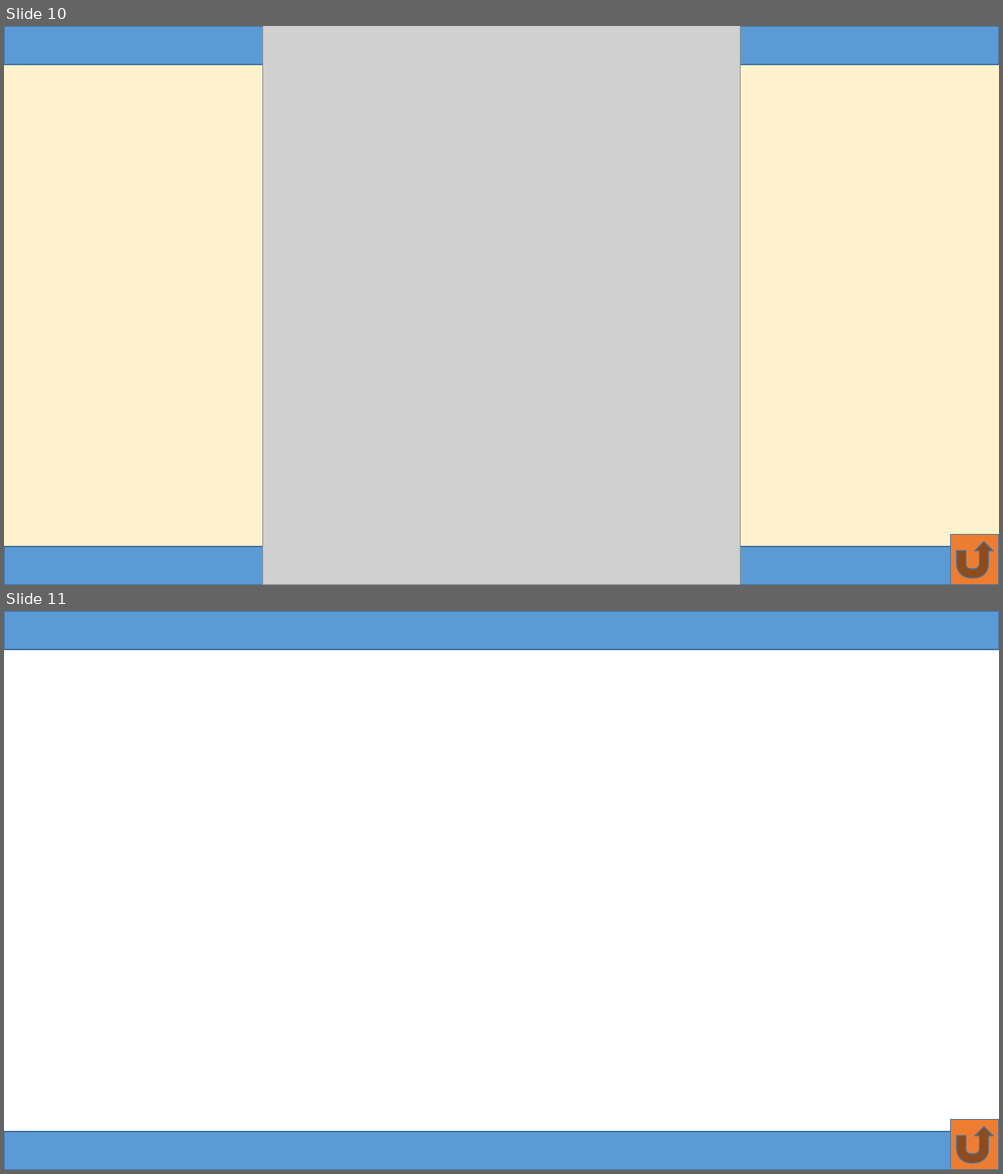
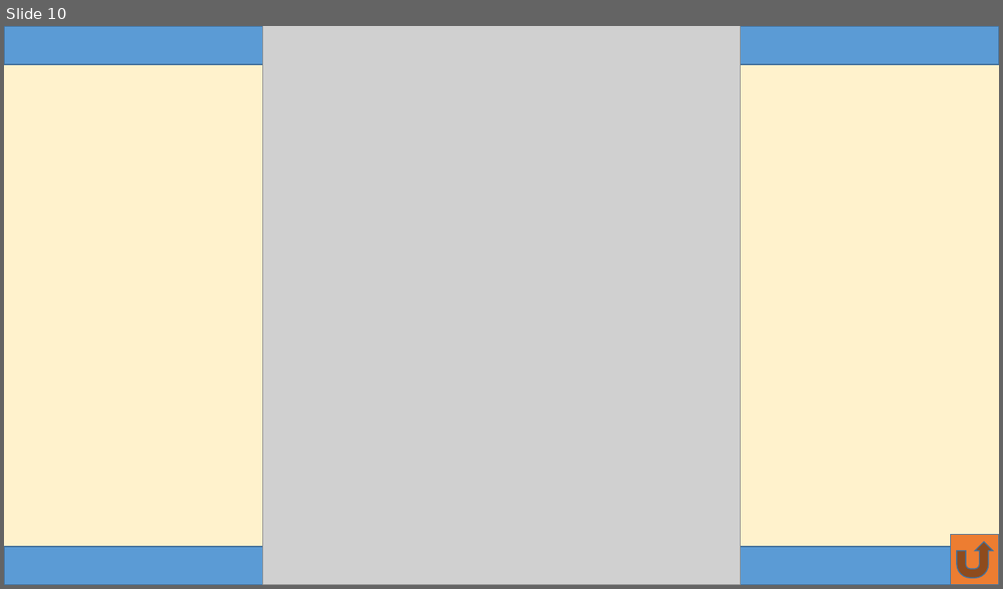
Before and after one commit to HaimanLiao/PwrCtrl_Read, a slide deck: pwrCtrl_Read_PPT.pptx. Shown one above the other, each under a label of ours: slides 10 and 11 before the commit, slide 10 after it. The pictures are 1003x1174 and 1003x589 pixels, drawn with LibreOffice and Linux fonts; fonts in the diff are those of the drawing; grey boxes stand for pictures. Boxes give left, top, right and bottom in pixels: in the first picture for what was removed or moved away, otherwise in the second. Text is boxed around its words. In the diff, an @@ line names an element or a change of style, - is before the commit and + after.

```diff
--- a/pwrCtrl_Read_PPT.pptx
+++ b/pwrCtrl_Read_PPT.pptx
@@ slide 11 removed at [4, 611, 999, 1170], background #FFFFFF @@
@@ rectangle removed at [4, 611, 999, 649] @@
@@ action button return removed at [950, 1120, 999, 1170] @@
@@ rectangle removed at [4, 1132, 999, 1170] @@
```
Also in this commit, not shown: 1 slide changed, 1 slide added, 6 other files.
